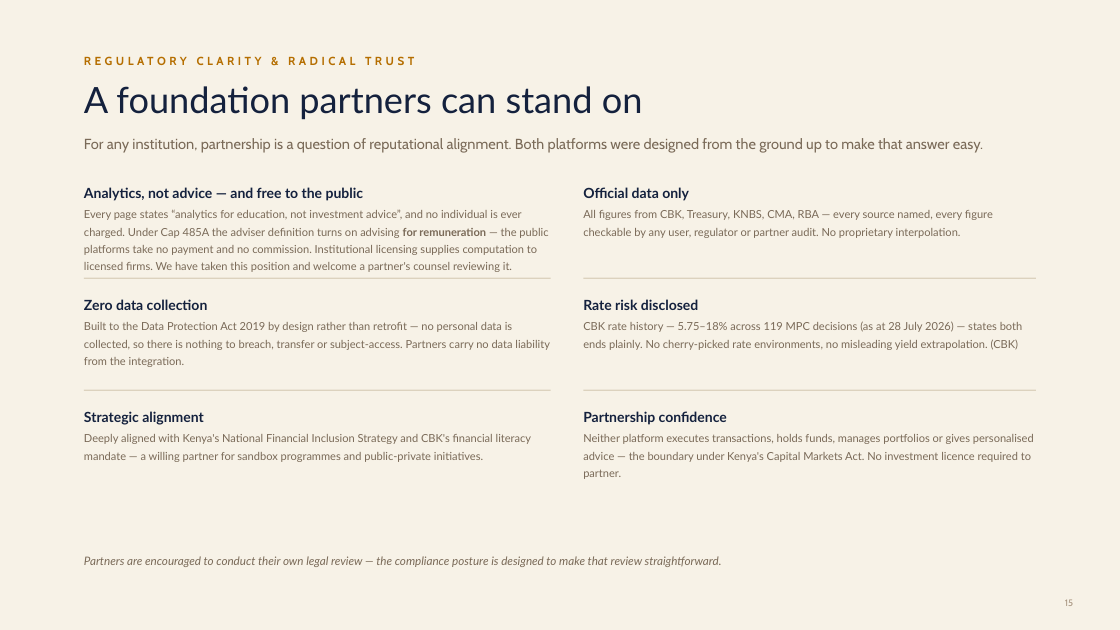
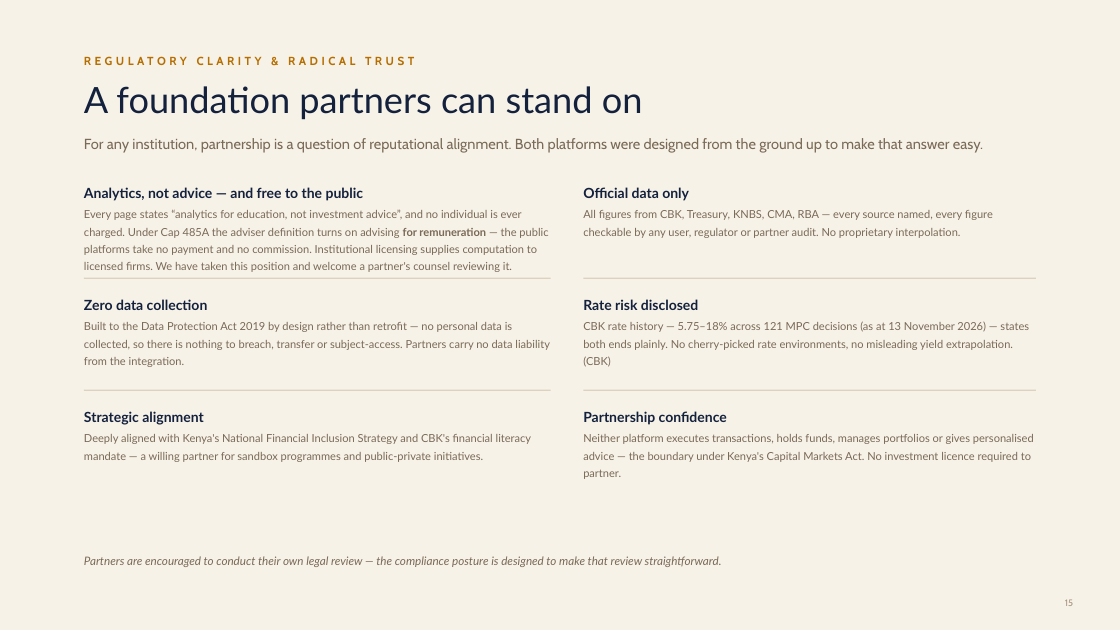
Before and after one commit to PapaDanico/JiPange, a slide deck: slide 15 of web/public/partners/jipange-mwangaza-partnership-deck.pptx. Drawn at 1120x630 pixels with LibreOffice and Linux fonts; fonts in the diff are those of the drawing. Boxes give left, top, right and bottom in pixels: in the first picture for what was removed or moved away, otherwise in the second. Text is boxed around its words. In the diff, an @@ line names an element or a change of style, - is before the commit and + after.

```diff
--- a/web/public/partners/jipange-mwangaza-partnership-deck.pptx
+++ b/web/public/partners/jipange-mwangaza-partnership-deck.pptx
@@ text at box(583, 321, 1029, 367): text changed @@
-CBK rate history — 5.75–18% across 119 MPC decisions (as at 28 July 2026) — states both ends plainly. No cherry-picked rate environments, no misleading yield extrapolation. (CBK)
+CBK rate history — 5.75–18% across 121 MPC decisions (as at 13 November 2026) — states both ends plainly. No cherry-picked rate environments, no misleading yield extrapolation. (CBK)
```
Also in this commit, not shown: 7 other slides changed.
